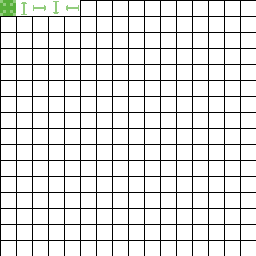
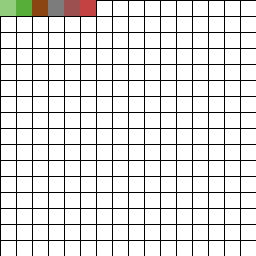
Layer changes from the first 256x256 image to the second:
painted on "Background" over [0, 0, 96, 16]
